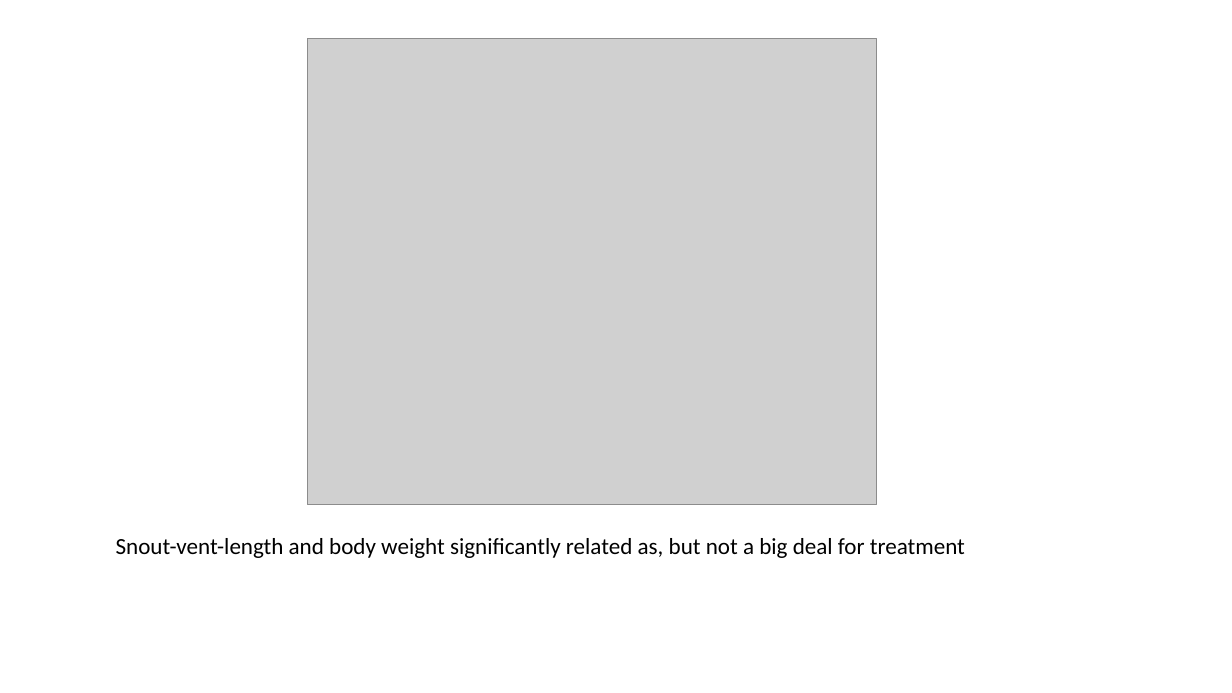
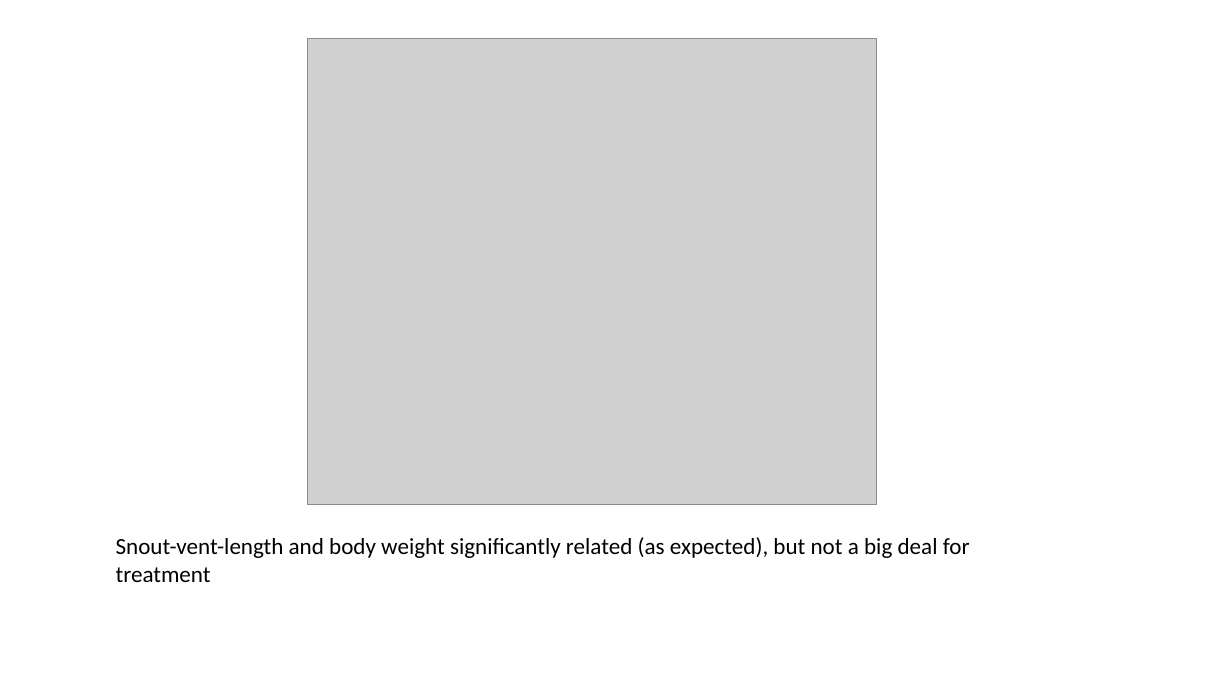
Before and after one commit to amphibian-exeff/vanmeter_salamander_exposures, a slide deck: slide 4 of pptx/rvm_salamander_gsh_analyses.pptx (slide 9 before the commit). Drawn at 1232x693 pixels with LibreOffice and Linux fonts; fonts in the diff are those of the drawing; grey boxes stand for pictures. Boxes give left, top, right and bottom in pixels: in the first picture for what was removed or moved away, otherwise in the second. Text is boxed around its words. In the diff, an @@ line names an element or a change of style, - is before the commit and + after.

```diff
--- a/pptx/rvm_salamander_gsh_analyses.pptx
+++ b/pptx/rvm_salamander_gsh_analyses.pptx
@@ text at [116,537,970,582]: text changed @@
-Snout-vent-length and body weight significantly related as, but not a big deal for treatment
+Snout-vent-length and body weight significantly related (as expected), but not a big deal for treatment
```
Also in this commit, not shown: 4 other slides changed, 5 slides added, 5 slides removed, 6 other files.
